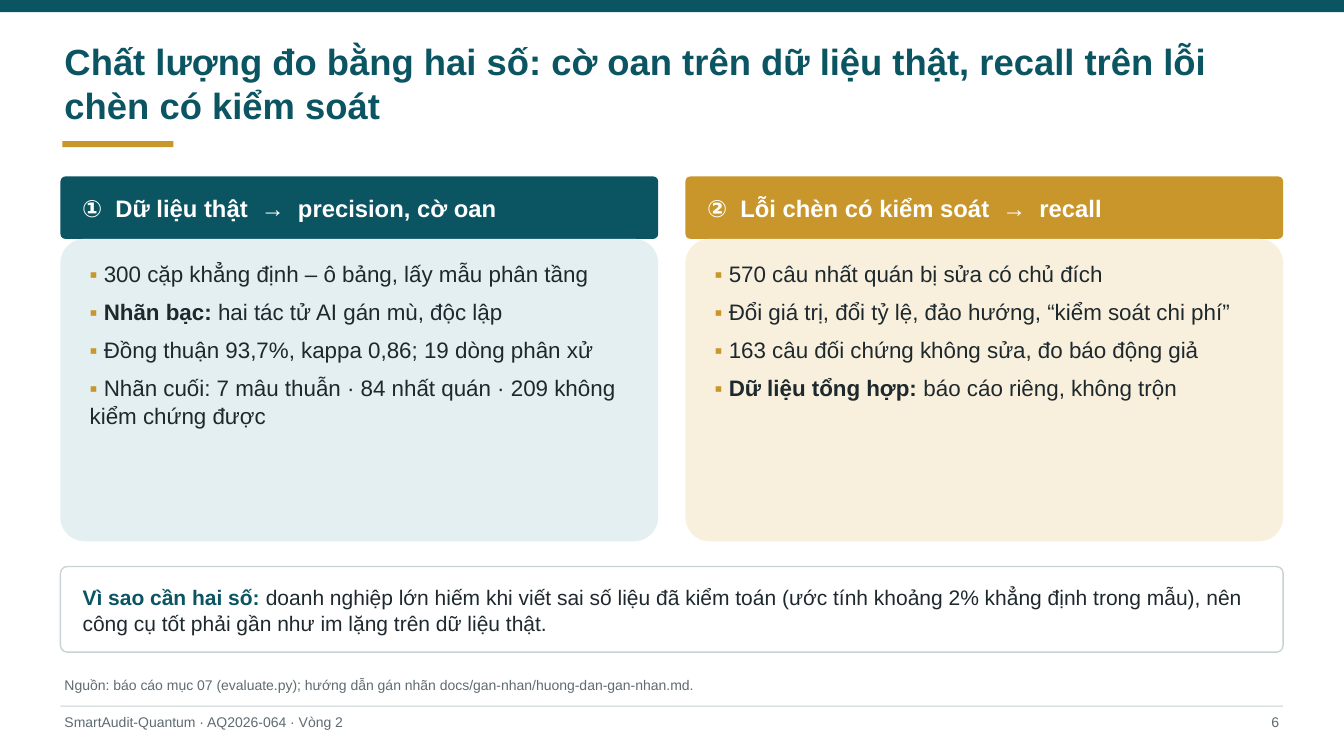
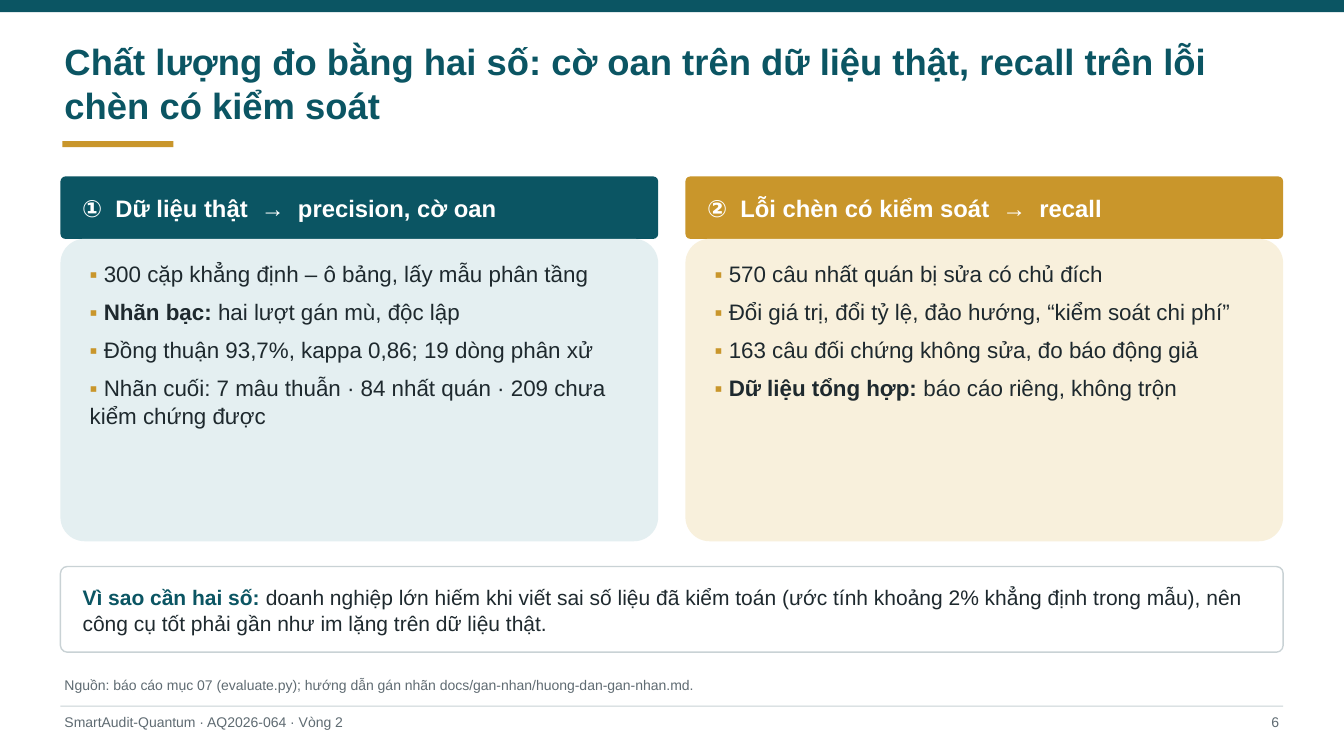
Before and after one commit to hungnv-2811/aiquantum, a slide deck: slide 6 of deliverables/AQ2026-R2-AQ2026-064-Slide.pptx. Drawn at 1344x756 pixels with LibreOffice and Linux fonts; fonts in the diff are those of the drawing. Boxes give left, top, right and bottom in pixels: in the first picture for what was removed or moved away, otherwise in the second. Text is boxed around its words. In the diff, an @@ line names an element or a change of style, - is before the commit and + after.

```diff
--- a/deliverables/AQ2026-R2-AQ2026-064-Slide.pptx
+++ b/deliverables/AQ2026-R2-AQ2026-064-Slide.pptx
@@ text at (104, 303, 460, 325): text changed @@
-▪ Nhãn bạc: hai tác tử AI gán mù, độc lập
+▪ Nhãn bạc: hai lượt gán mù, độc lập
@@ text at (90, 378, 605, 429): text changed @@
-▪ Nhãn cuối: 7 mâu thuẫn · 84 nhất quán · 209 không kiểm chứng được
+▪ Nhãn cuối: 7 mâu thuẫn · 84 nhất quán · 209 chưa kiểm chứng được
```
Also in this commit, not shown: 7 other slides changed, 17 other files.
